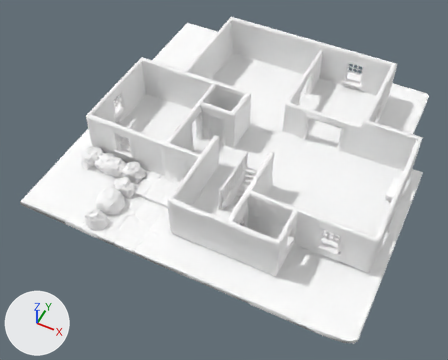
An edit to the glTF model models/house/house.glb, drawn before and after from the same camera.
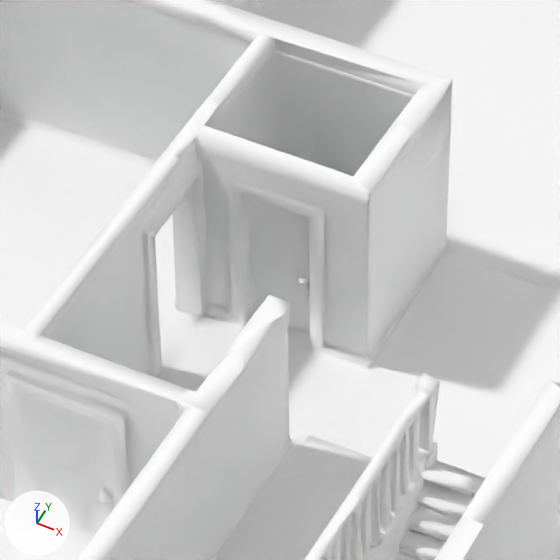
Each version appears first whole from a camera (50 mm lens) standing at (100.5, -237.7, 246.6) and looking at (-5.5, -25.7, -18.3), and next in a close-up on the part from 36% to 61% of the width and 21% to 52% of the height. Arrows for +X, +Y and +Z are at lower left; the lights stay in place. The last two pictures show the newer version. Where no turn or scale is listed for an object, it has been applied to the vertices. Vertices at exactly the same position are counted once.

Objects in the first close-up: 'house'.
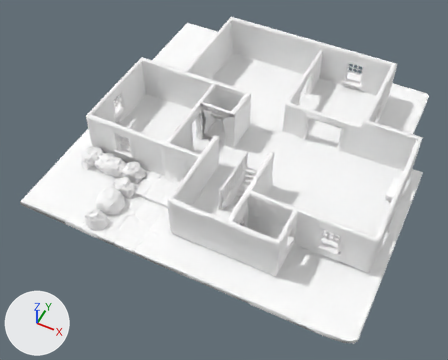
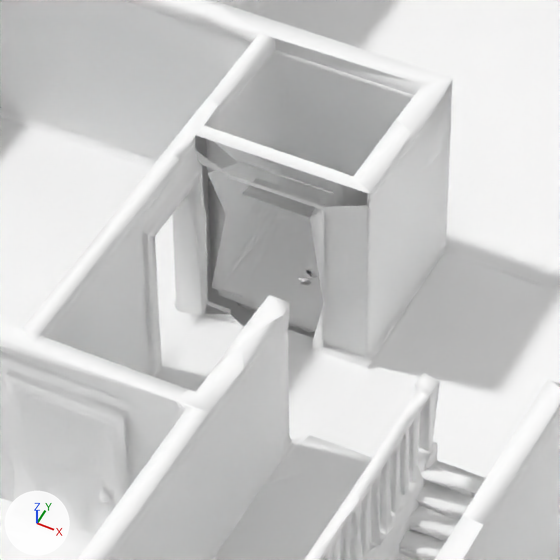
Edits to the bpy script that builds the scene:
```text
Change me_mesh_0:
    used by ob_house; location = (0.0, 0.0, 0.0)
    remove me_mesh_0.from_pydata(...)  # 9608 vertices, 19878 faces; spans x -95.0..95.0, y -95.0..94.0, z -15.0..15.0
    add me_mesh_0.from_pydata(...)  # 9578 vertices, 19748 faces; spans x -95.0..95.0, y -95.0..94.0, z -15.0..15.0
    me_mesh_0 part 1
    30 vertices are removed from x -26.0..-15.0, y -8.0..-4.0, z -9.0..7.0
    130 faces are deleted
    other edits to the shape of me_mesh_0 do not show in these pictures
```

Pixel boxes (x1, y1, x2, y2) of what changed, in the close-ups (560 x 560 px):
part 1 of me_mesh_0, deleted: before (195, 135, 368, 348)
